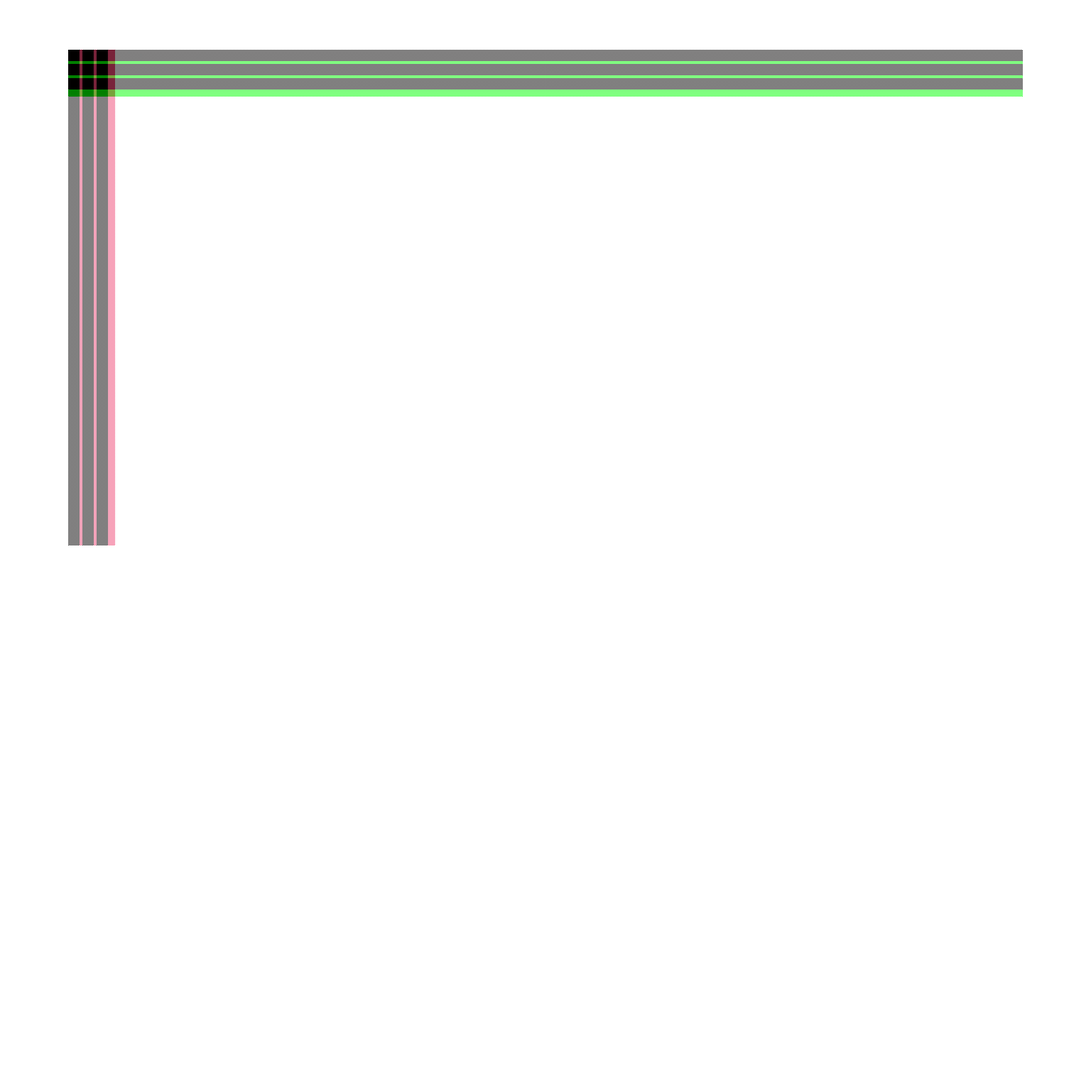
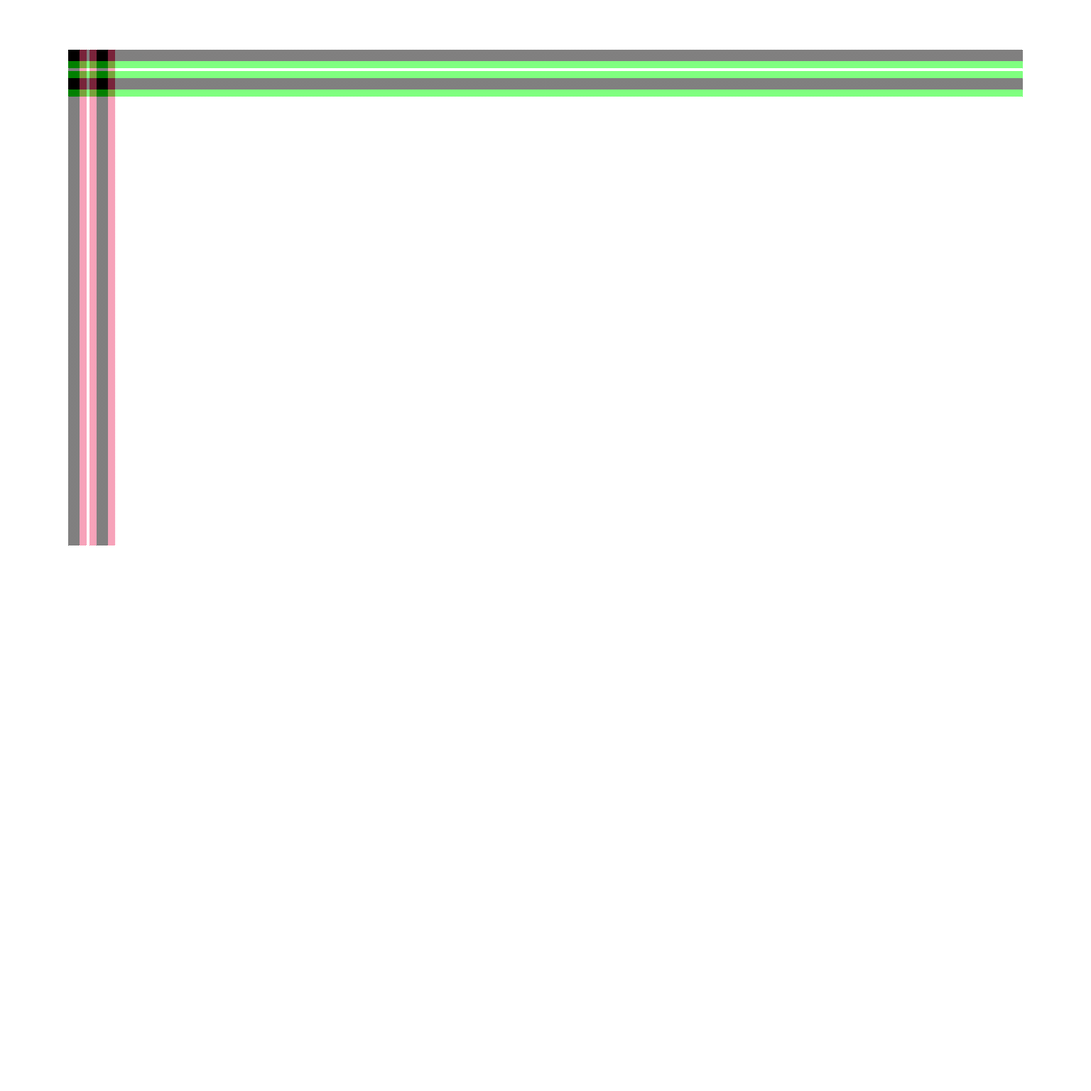
Layer changes from the first (1091, 1091) image to the second:
hid group "Col001" (9 layers) over [82, 49, 183, 546]
hid group "Row001" (9 layers) over [68, 63, 1024, 546]
